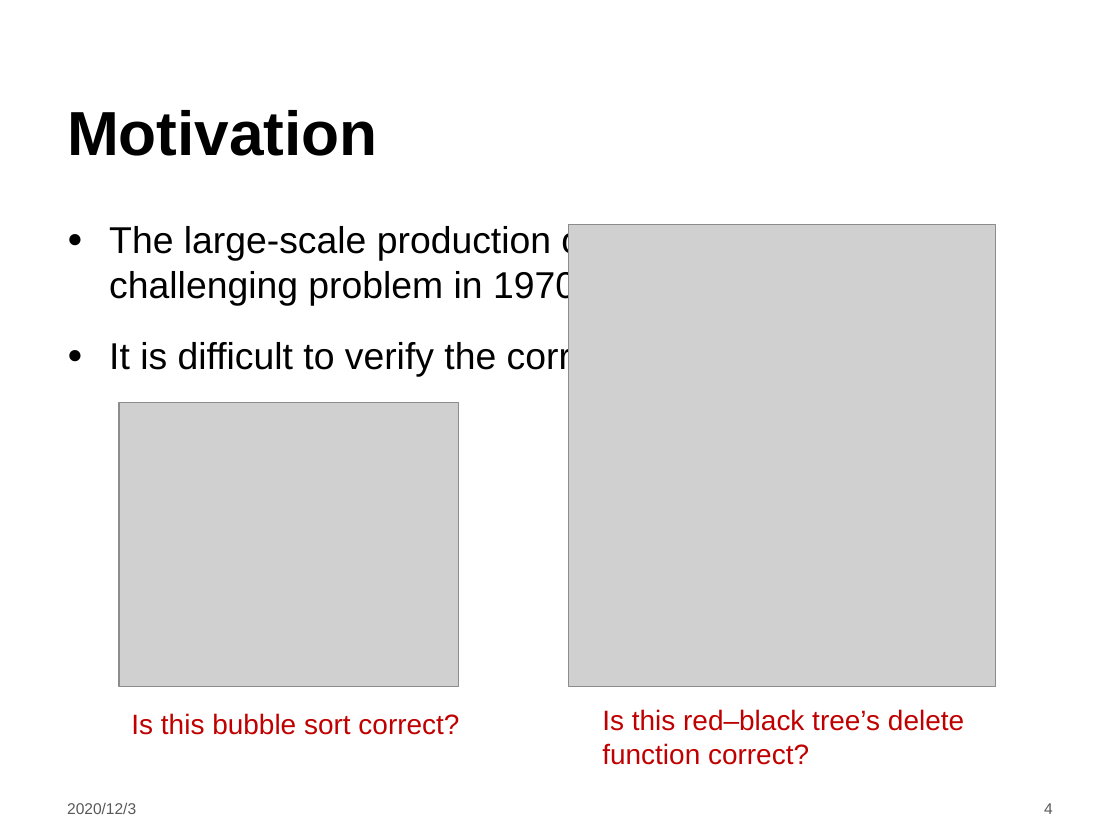
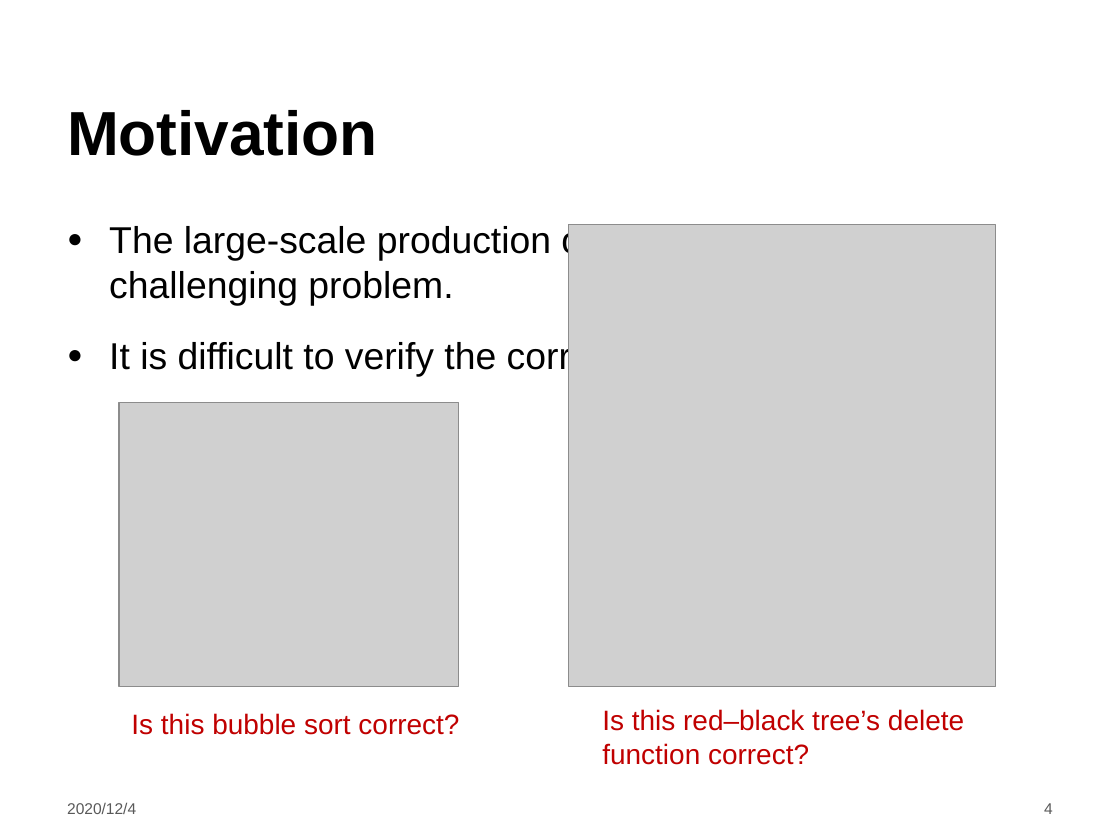
Before and after one commit to LintianShi/Research-Proposal, a slide deck: slide 4 of Symbolic_execution.pptx. Drawn at 1120x840 pixels with LibreOffice and Linux fonts; fonts in the diff are those of the drawing; grey boxes stand for pictures; background and template pictures are left out. Boxes give left, top, right and bottom in pixels: in the first picture for what was removed or moved away, otherwise in the second. Text is boxed around its words. In the diff, an @@ line names an element or a change of style, - is before the commit and + after.

```diff
--- a/Symbolic_execution.pptx
+++ b/Symbolic_execution.pptx
@@ text at <box>109,224,960,306</box>: text changed @@
-● The large-scale production of reliable programs is a challenging problem in 1970s and even today.
+● The large-scale production of reliable programs is a challenging problem.
@@ text at <box>67,802,136,814</box>: text changed @@
-2020/12/3
+2020/12/4
```
Also in this commit, not shown: 17 other slides changed.
